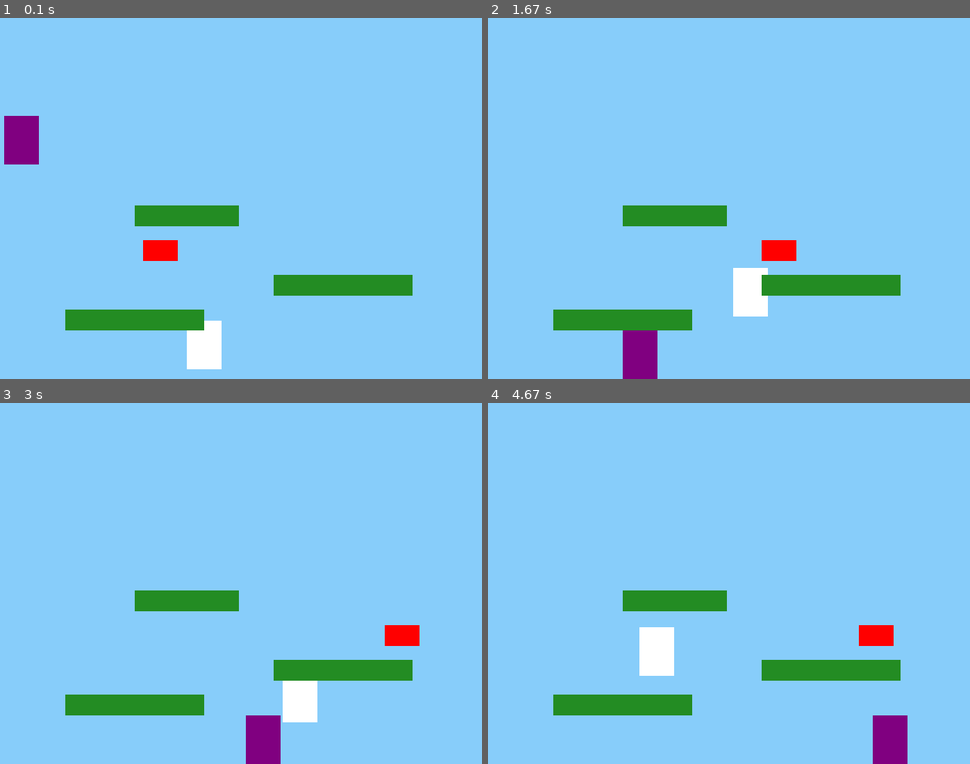
Above: before the commit, frames 1-4 (two rows, left to right).
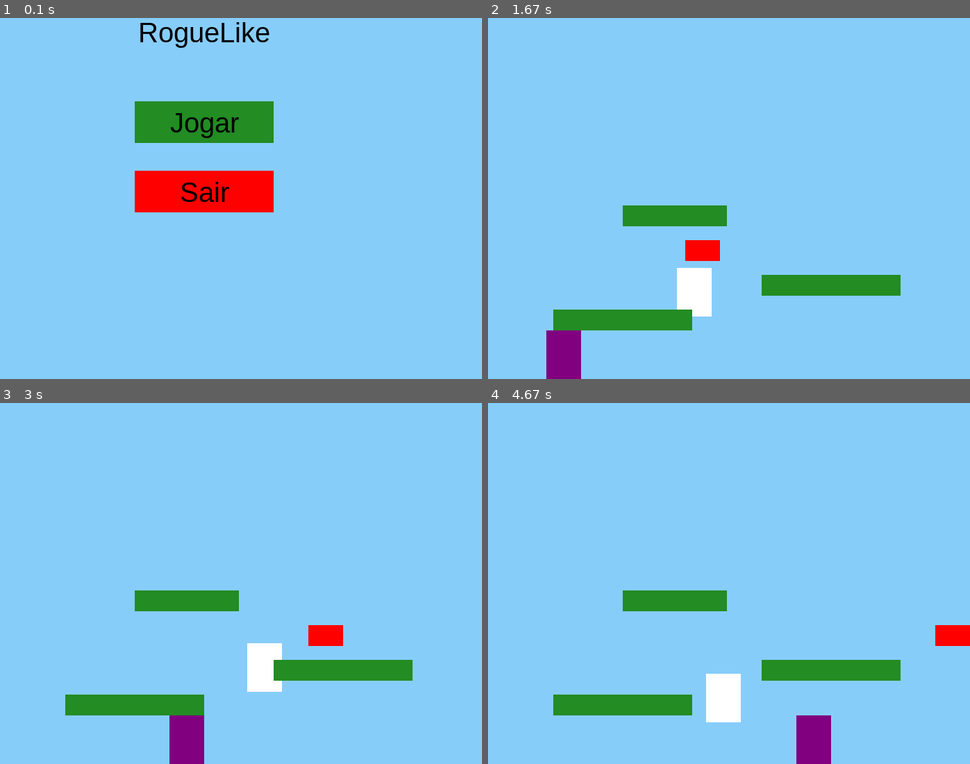
Above: after the commit, the same moments.

Repository: JoaoVictordePaulaSilva/Reciclamack_Jogos
Game: pygame game, started from pygame base.py
The game is run twice, just before and just after one commit, with the same random seed, the same clock (stepped at 60 frames per second) and the same inputs.
Inputs (mouse positions are in pixels of both pictures, inside the frame that each line leads up to):
- Up to frame 1 (0.1 s): no input
- Up to frame 2 (1.67 s): click (690, 122) at 0.38 s, where only the run after the commit has a clickable "Jogar"; hold Esc 0.67-1.13 s; hold Right 0.67-1.13 s; click (690, 122) at 1.22 s, where only the run after the commit has a clickable "Continuar"; tap Space at 1.5 s
- Up to frame 3 (3 s): hold Right 1.83-2.3 s; tap Space at 1.9, 2.2, 2.4, 2.7, 2.9 s; hold Right 2.33-2.8 s; hold Left from 2.83 s (still down)
- Up to frame 4 (4.67 s): tap Space at 3.2, 3.47, 3.77, 3.9, 4.2, 4.57 s; release Left at 3.37 s; hold Left 3.4-3.8 s; hold Right 3.83-4.47 s; hold Left from 4.5 s (still down)

The runs differ from the first frame. In frame 1, 14% of the frame differs, in the area x 0-86%, y 1-98%; in frame 2, 4.6%; in frame 3, 4.5%; in frame 4, 4.7%.

Commit message:
Implementação Menu e opções

Diff:
--- a/pygame base.py
+++ b/pygame base.py
@@ -1,84 +1,64 @@
 import pygame
+import sys
 
-# Start pygame
 pygame.init()
 
-# Screen Settings
-WIDTH = 800
-HEIGHT = 600
+WIDTH, HEIGHT = 800, 600
 SCREEN = pygame.display.set_mode((WIDTH, HEIGHT))
 pygame.display.set_caption("RogueLike game")
 
-# Colors
 BLUE = (135, 205, 250)
 WHITE = (255, 255, 255)
 GREEN = (35, 140, 35)
 RED = (255, 0, 0)
 PURPLE = (128, 0, 128)
+BLACK = (0, 0, 0)
 
-# Player Settings
-PLAYER_WIDTH = 50
-PLAYER_HEIGHT = 70
-GRAVITY = 1
-JUMP_STRENGHT = 15
-SPEED = 3
+FONT = pygame.font.SysFont("Arial", 40)
 
-# Enemy Settings
-ENEMY_WIDTH = 50
-ENEMY_HEIGHT = 30
-ENEMY_SPEED = 2
+PLAYER_WIDTH, PLAYER_HEIGHT = 50, 70
+GRAVITY, JUMP_STRENGTH, SPEED = 1, 15, 3
+ENEMY_WIDTH, ENEMY_HEIGHT, ENEMY_SPEED = 50, 30, 2
 
 class Player(pygame.sprite.Sprite):
     def __init__(self):
         super().__init__()
         self.image = pygame.Surface((PLAYER_WIDTH, PLAYER_HEIGHT))
         self.image.fill(WHITE)
-        self.rect = self.image.get_rect()
-        self.rect.center = (WIDTH // 2, HEIGHT - PLAYER_HEIGHT)
-        self.vel_y = 0
-        self.on_ground = False
+        self.rect = self.image.get_rect(center=(WIDTH // 2, HEIGHT - PLAYER_HEIGHT))
+        self.vel_y, self.on_ground = 0, False
 
     def update(self, keys):
-        # Horizontal movements
         if keys[pygame.K_LEFT]:
             self.rect.x -= SPEED
         if keys[pygame.K_RIGHT]:
             self.rect.x += SPEED
 
-        # Gravity
         self.vel_y += GRAVITY
         self.rect.y += self.vel_y
 
-        # reset on_ground flag
         self.on_ground = False
-
-        # Platform collision
         for platform in platforms:
             if self.rect.colliderect(platform.rect) and self.vel_y > 0:
                 if self.rect.bottom <= platform.rect.top + 25:
                     self.rect.bottom = platform.rect.top
-                    self.vel_y = 0
-                    self.on_ground = True
+                    self.vel_y, self.on_ground = 0, True
 
-        # Prevent falling below the screen
         if self.rect.bottom >= HEIGHT:
             self.rect.bottom = HEIGHT
-            self.vel_y = 0
-            self.on_ground = True
+            self.vel_y, self.on_ground = 0, True
 
-        # Jump
         if keys[pygame.K_SPACE] and self.on_ground:
-            self.vel_y = -JUMP_STRENGHT
+            self.vel_y = -JUMP_STRENGTH
 
     def reset_position(self):
         self.rect.center = (WIDTH // 2, HEIGHT - PLAYER_HEIGHT)
-        self.vel_y = 0
-        self.on_ground = False
+        self.vel_y, self.on_ground = 0, False
 
 class Platform(pygame.sprite.Sprite):
-    def __init__(self, x, y, width, height):
+    def __init__(self, x, y, w, h):
         super().__init__()
-        self.image = pygame.Surface((width, height))
+        self.image = pygame.Surface((w, h))
         self.image.fill(GREEN)
         self.rect = self.image.get_rect(topleft=(x, y))
 
@@ -88,13 +68,10 @@
         self.image = pygame.Surface((ENEMY_WIDTH, ENEMY_HEIGHT))
         self.image.fill(RED)
         self.rect = self.image.get_rect(topleft=(x, y))
-        self.direction = 1  # 1 means moving right, -1 means moving left
+        self.direction = 1
 
     def update(self, *args):
-        # Move enemy
         self.rect.x += ENEMY_SPEED * self.direction
-
-        # if hits the wall
         if self.rect.left <= 0 or self.rect.right >= WIDTH:
             self.direction *= -1
 
@@ -104,84 +81,116 @@
         self.image = pygame.Surface((ENEMY_WIDTH, ENEMY_HEIGHT + 40))
         self.image.fill(PURPLE)
         self.rect = self.image.get_rect(topleft=(x, y))
-        self.vel_y = 0
-        self.on_ground = False
+        self.vel_y, self.on_ground = 0, False
         self.direction = 1
 
     def update(self, *args):
         self.rect.x += ENEMY_SPEED * self.direction
         if self.rect.left <= 0 or self.rect.right >= WIDTH:
             self.direction *= -1
-
-        # Gravity
         self.vel_y += GRAVITY
         self.rect.y += self.vel_y
-
-        # Reset on_ground flag
         self.on_ground = False
-
-        # Platform collision
         for platform in platforms:
             if self.rect.colliderect(platform.rect) and self.vel_y > 0:
                 if self.rect.bottom <= platform.rect.top + 25:
                     self.rect.bottom = platform.rect.top
-                    self.vel_y = 0
-                    self.on_ground = True
+                    self.vel_y, self.on_ground = 0, True
+        if self.rect.bottom >= HEIGHT:
+            self.rect.bottom, self.vel_y, self.on_ground = HEIGHT, 0, True
 
-        # Prevent falling below the screen
-        if self.rect.bottom >= HEIGHT:
-            self.rect.bottom = HEIGHT
-            self.vel_y = 0
-            self.on_ground = True
+def draw_text(text, font, color, surface, x, y):
+    text_obj = font.render(text, True, color)
+    text_rect = text_obj.get_rect(center=(x, y))
+    surface.blit(text_obj, text_rect)
 
-# Create player
-player = Player()
-all_sprites = pygame.sprite.Group()
-all_sprites.add(player)
-
-# Create platform
-platforms = pygame.sprite.Group()
-platform_list = [
-    Platform(200, 500, 200, 30),
-    Platform(500, 450, 200, 30),
-    Platform(300, 350, 150, 30)
-]
-platforms.add(platform_list)
-all_sprites.add(platform_list)
-
-# Create enemies
-enemy = Enemy(300, 400)
-enemy02 = Enemy02(100,200)
-all_sprites.add(enemy, enemy02)
-
-# Clock for frame rate
 clock = pygame.time.Clock()
 
-# Main Loop
+# Menu buttons
+play_button = pygame.Rect(WIDTH//2 - 100, 200, 200, 60)
+quit_button = pygame.Rect(WIDTH//2 - 100, 300, 200, 60)
+
+# Pause menu buttons
+resume_button = pygame.Rect(WIDTH//2 - 100, 200, 200, 60)
+mainmenu_button = pygame.Rect(WIDTH//2 - 100, 280, 200, 60)
+quit_game_button = pygame.Rect(WIDTH//2 - 100, 360, 200, 60)
+
+# States
+menu_active = True
+pause_active = False
 running = True
+
 while running:
-    keys = pygame.key.get_pressed()
-    for event in pygame.event.get():
-        if event.type == pygame.QUIT:
-            running = False
+    if menu_active:
+        SCREEN.fill(BLUE)
+        draw_text("RogueLike", FONT, BLACK, SCREEN, WIDTH//2, 100)
+        pygame.draw.rect(SCREEN, GREEN, play_button)
+        draw_text("Jogar", FONT, BLACK, SCREEN, WIDTH//2, 230)
+        pygame.draw.rect(SCREEN, RED, quit_button)
+        draw_text("Sair", FONT, BLACK, SCREEN, WIDTH//2, 330)
+        pygame.display.flip()
 
-    # Update all sprites with keys
-    all_sprites.update(keys)
+        for event in pygame.event.get():
+            if event.type == pygame.QUIT:
+                running = False
+            if event.type == pygame.MOUSEBUTTONDOWN:
+                if play_button.collidepoint(event.pos):
+                    menu_active = False
+                    player = Player()
+                    all_sprites = pygame.sprite.Group()
+                    all_sprites.add(player)
+                    platforms = pygame.sprite.Group()
+                    platform_list = [
+                        Platform(200, 500, 200, 30),
+                        Platform(500, 450, 200, 30),
+                        Platform(300, 350, 150, 30)
+                    ]
+                    platforms.add(platform_list)
+                    all_sprites.add(platform_list)
+                    enemy = Enemy(300, 400)
+                    enemy02 = Enemy02(100, 200)
+                    all_sprites.add(enemy, enemy02)
+                if quit_button.collidepoint(event.pos):
+                    running = False
 
-    # check collision player X enemies
-    if pygame.sprite.collide_rect(player, enemy) or pygame.sprite.collide_rect(player, enemy02):
-        player.reset_position()
+    elif pause_active:
+        SCREEN.fill(BLUE)
+        draw_text("PAUSADO", FONT, BLACK, SCREEN, WIDTH//2, 100)
+        pygame.draw.rect(SCREEN, GREEN, resume_button)
+        draw_text("Continuar", FONT, BLACK, SCREEN, WIDTH//2, 230)
+        pygame.draw.rect(SCREEN, WHITE, mainmenu_button)
+        draw_text("Menu Principal", FONT, BLACK, SCREEN, WIDTH//2, 310)
+        pygame.draw.rect(SCREEN, RED, quit_game_button)
+        draw_text("Sair do Jogo", FONT, BLACK, SCREEN, WIDTH//2, 390)
+        pygame.display.flip()
 
-    # Fill background
-    SCREEN.fill(BLUE)
+        for event in pygame.event.get():
+            if event.type == pygame.QUIT:
+                running = False
+            if event.type == pygame.MOUSEBUTTONDOWN:
+                if resume_button.collidepoint(event.pos):
+                    pause_active = False
+                if mainmenu_button.collidepoint(event.pos):
+                    menu_active, pause_active = True, False
+                if quit_game_button.collidepoint(event.pos):
+                    running = False
 
-    # Draw all sprites
-    all_sprites.draw(SCREEN)
+    else:
+        keys = pygame.key.get_pressed()
+        for event in pygame.event.get():
+            if event.type == pygame.QUIT:
+                running = False
+            if event.type == pygame.KEYDOWN and event.key == pygame.K_ESCAPE:
+                pause_active = True
 
-    pygame.display.flip()
+        all_sprites.update(keys)
+        if pygame.sprite.collide_rect(player, enemy) or pygame.sprite.collide_rect(player, enemy02):
+            player.reset_position()
 
-    # Frame Rate
-    clock.tick(60)
+        SCREEN.fill(BLUE)
+        all_sprites.draw(SCREEN)
+        pygame.display.flip()
+        clock.tick(60)
 
-# Quit Game
 pygame.quit()
+sys.exit()
